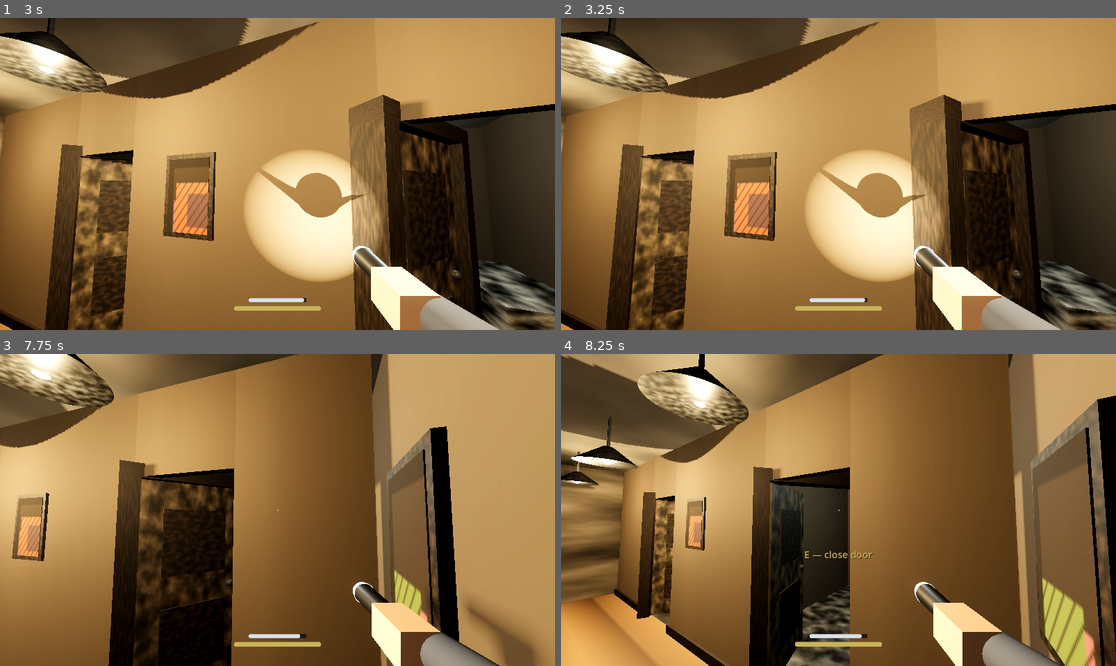
Above: before the commit, frames 1-4 (two rows, left to right).
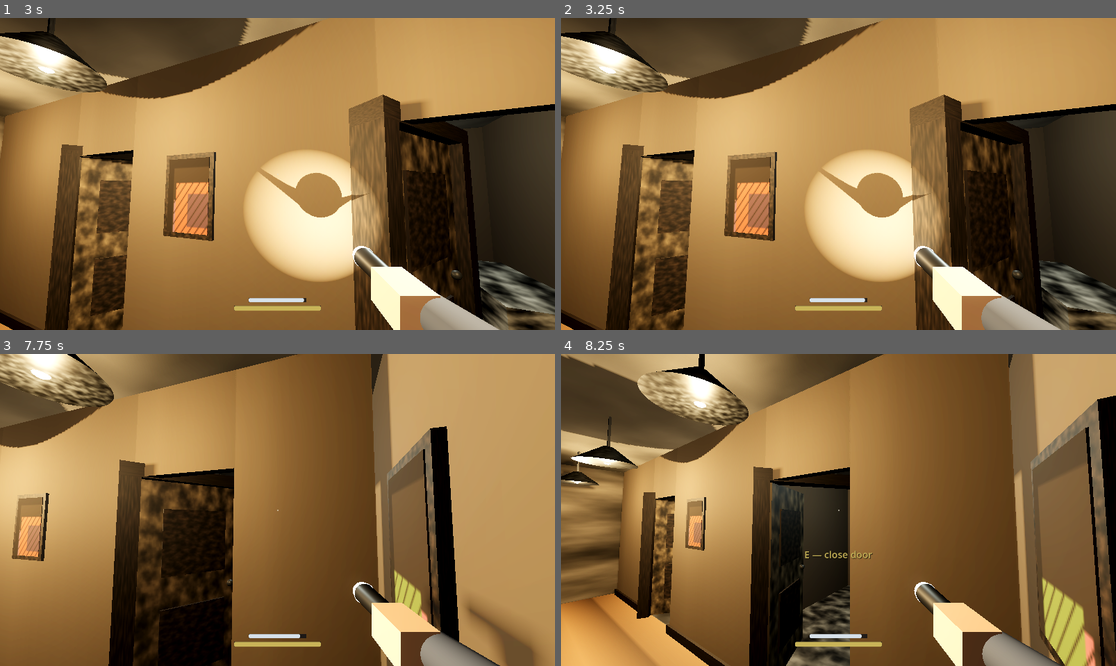
Above: after the commit, the same moments.

Repository: blastbeng/ProjectSpecterV2
Game: Godot game, scene res://scenes/boot.tscn
Same seed, same stepped clock (60 frames per second), same inputs: the game is played once before the commit and once after it.
Inputs (mouse positions are in pixels of both pictures, inside the frame that each line leads up to):
- Up to frame 1 (3 s): move the mouse to (399, 158) at 0.52 s; hold Right (ui_right) 0.53-1.25 s; tap E at 0.6, 2.1 s; click (399, 158) at 0.67 s; click "HOST MATCH" at 1.25 s; tap Enter (ui_accept) at 2, 2.27 s; move the mouse to (249, 174) at 2.02 s; hold Up (ui_up) from 2.03 s (still down); move the mouse to (288, 167) at 2.77 s; tap Q at 2.85 s
- Up to frame 2 (3.25 s): keep holding Up (ui_up); tap E at 3.05 s
- Up to frame 3 (7.75 s): move the mouse to (271, 516) at 3.52 s; tap Ctrl at 3.6 s; click (271, 516) at 3.67 s; tap Enter (ui_accept) at 3.77, 4.52, 5, 5.27, 5.75, 6.5, 6.77, 7.52 s; tap E at 3.8, 4.55, 5.3, 6.05, 6.8, 7.35 s; move the mouse to (316, 513) at 4.27 s; hold Shift 4.28-5.03 s; move the mouse to (233, 506) at 5.02 s; tap Alt at 5.1 s; move the mouse to (283, 510) at 5.77 s; tap Keypad Enter at 5.85 s; click (283, 510) at 5.92 s; move the mouse to (255, 503) at 6.52 s; release Up (ui_up) at 6.53 s; hold Right (ui_right) 6.53-7.28 s; tap F at 6.6 s; move the mouse to (305, 510) at 7.27 s; hold Up (ui_up) from 7.28 s (still down)
- Up to frame 4 (8.25 s): keep holding Up (ui_up); move the mouse to (810, 510) at 8.02 s; tap E at 8.1 s; click (810, 510) at 8.17 s

Frame 1 is identical in both runs. In frame 2, 0.1% of the frame differs, in the area x 0-100%, y 0-100%; in frame 3, less than 0.1%; in frame 4, less than 0.1%.

Commit message:
doors: locked variant with padlock + rattle/unlock SFX, portal metadata (Hall<->room), doors_for_room()/door_to()/locked_room() API, seed-driven locked room; headless test_locks PASS

Diff:
--- a/scripts/audio/sfx_generator.gd
+++ b/scripts/audio/sfx_generator.gd
@@ -58,6 +58,60 @@
 	return _to_wav(samples)
 
 
+## Locked-door rattle: short metal knob jangles against the latch plate.
+static func rattle(seed_value := 1) -> AudioStreamWAV:
+	var rng := RandomNumberGenerator.new()
+	rng.seed = seed_value
+	var duration := 0.35
+	var n := int(duration * RATE)
+	var samples := PackedFloat32Array()
+	samples.resize(n)
+	# Three knob strikes; each strike is a bright metallic burst with fast decay.
+	for s in range(3):
+		var strike_t := float(s) * 0.11 + rng.randf_range(-0.01, 0.01)
+		var f0 := rng.randf_range(2100.0, 2900.0)
+		for i in int(0.06 * RATE):
+			var t := float(i) / RATE
+			var idx := int((strike_t + t) * RATE)
+			if idx >= n:
+				break
+			var phase := TAU * f0 * t
+			var body := sin(phase) + 0.6 * sin(2.7 * phase) + 0.3 * sin(5.3 * phase)
+			# Hard attack, exponential ring.
+			var env := exp(-t * 55.0) * minf(t / 0.004, 1.0)
+			samples[idx] += body * env * 0.22
+	return _to_wav(samples)
+
+
+## Brass key turn: two low clicks plus a smooth mid-freq scrape sweep.
+static func unlock(seed_value := 1) -> AudioStreamWAV:
+	var rng := RandomNumberGenerator.new()
+	rng.seed = seed_value
+	var duration := 0.5
+	var n := int(duration * RATE)
+	var samples := PackedFloat32Array()
+	samples.resize(n)
+	var phase := 0.0
+	for i in n:
+		var t := float(i) / RATE
+		# Continuous key-in-cylinder rasp: rising frequency sweep with tremble.
+		var f := 340.0 + 520.0 * t + 90.0 * sin(t * 61.0)
+		phase += TAU * f / RATE
+		var rasp := sin(phase) * 0.35 * (0.5 + 0.5 * sin(t * 95.0 + 3.0))
+		var amp := minf(t / 0.03, 1.0) * minf((duration - t) / 0.18, 1.0)
+		samples[i] += rasp * amp
+	# Two detent clicks (key passes tumblers).
+	for ct in [0.09, 0.31]:
+		for i in int(0.02 * RATE):
+			var t := float(i) / RATE
+			var idx := int(ct * RATE) + i
+			if idx >= n:
+				break
+			var c := rng.randf_range(-1.0, 1.0) * exp(-t * 260.0) * 0.5
+			samples[idx] += c
+	return _to_wav(samples)
+
+
 ## Stick-slip door creak: dragging saw partial with wobble + tremble envelope.
 static func creak(seed_value := 1) -> AudioStreamWAV:
 	var rng := RandomNumberGenerator.new()
--- a/scripts/gameplay/interactable_door.gd
+++ b/scripts/gameplay/interactable_door.gd
@@ -5,13 +5,22 @@
 ## Interaction (Vision 6 counterplay groundwork): E toggles with a swing tween.
 
 signal state_changed(open: bool)
+signal lock_changed()
 
 const OPEN_ANGLE := deg_to_rad(105.0)
 
 var _pivot: Node3D
 var _open := false
+var _locked := false
+var _padlock: MeshInstance3D
+var _has_shackle := false
 var _creak: AudioStreamWAV
+var _rattle: AudioStreamWAV
+var _unlock: AudioStreamWAV
 var _player: AudioStreamPlayer3D
+## Rooms this door connects (portal wiring): ["Hall", "Storage"].
+## Filled by HouseBuilder when the building is assembled.
+var portal_rooms: PackedStringArray = []
 
 
 func _init(door_width := 0.95, door_height := 2.05, face := 0.0) -> void:
@@ -93,6 +102,8 @@
 
 func _ready() -> void:
 	_creak = SfxGenerator.creak(3)
+	_rattle = SfxGenerator.rattle(3)
+	_unlock = SfxGenerator.unlock(3)
 	_player = AudioStreamPlayer3D.new()
 	_player.stream = _creak
 	_player.position = Vector3(0.4, 1.2, 0)
@@ -104,8 +115,57 @@
 	return _open
 
 
+func is_locked() -> bool:
+	return _locked
+
+
+## Locked variant (Vision 6 objectives): a locked door shows a padlock on the
+## hall face and refuses to swing until unlocked. Entity door-powers later
+## call unlock()/lock() directly.
+func set_locked(locked: bool, show_pad := true) -> void:
+	_locked = locked
+	if _padlock == null and show_pad:
+		_add_padlock()
+	if _padlock != null:
+		_padlock.visible = locked
+	lock_changed.emit()
+
+
+## One-way entry: this room's door is always lockable from the hall side
+## (Vision 6 groundwork for "entity blocks a room").
+func unlock() -> void:
+	if not _locked:
+		return
+	_locked = false
+	if _padlock != null:
+		_padlock.visible = false
+	lock_changed.emit()
+
+
+func lock() -> void:
+	if _open:
+		return  # cannot lock a swinging leaf
+	if _padlock == null:
+		_add_padlock()
+	_locked = true
+	if _padlock != null:
+		_padlock.visible = true
+	lock_changed.emit()
+
+
 func toggle() -> void:
+	interact()
+
+
+## Unified interaction entry point: rattle -> unlock -> swing.
+func interact() -> void:
+	if _locked:
+		_player.stream = _rattle
+		_player.pitch_scale = 1.0
+		_player.play()
+		return
 	_open = not _open
+	_player.stream = _creak
 	_player.pitch_scale = randf_range(0.85, 1.15)
 	_player.play()
 	var target := OPEN_ANGLE if _open else 0.0
@@ -116,4 +176,48 @@
 
 
 func interaction_prompt() -> String:
+	if _locked:
+		return "E — locked"
 	return "E — open door" if not _open else "E — close door"
+
+
+## Padlock on the hall-face knob side: body box + U-shackle made of three
+## thin metal boxes, hung on the leaf so it swings with the door.
+func _add_padlock() -> void:
+	_has_shackle = true
+	var w := 0.95
+	_padlock = MeshInstance3D.new()
+	var body := BoxMesh.new()
+	body.size = Vector3(0.10, 0.13, 0.035)
+	_padlock.mesh = body
+	var mat := StandardMaterial3D.new()
+	mat.albedo_color = Color("6e6a5f")
+	mat.metallic = 0.75
+	mat.roughness = 0.45
+	_padlock.material_override = mat
+	# Hang from the knob, below it, proud of the leaf face.
+	_padlock.position = Vector3(w - 0.12, 0.92, 0.075)
+	var lock_body := StaticBody3D.new()
+	var cs := CollisionShape3D.new()
+	var shape := BoxShape3D.new()
+	shape.size = Vector3(0.11, 0.20, 0.05)
+	cs.shape = shape
+	cs.position = Vector3(0, 0.035, 0)
+	lock_body.add_child(cs)
+	_padlock.add_child(lock_body)
+	for o in [-0.035, 0.035]:
+		var arm := MeshInstance3D.new()
+		var am := BoxMesh.new()
+		am.size = Vector3(0.012, 0.06, 0.012)
+		arm.mesh = am
+		arm.material_override = mat
+		arm.position = Vector3(o, 0.075, 0)
+		_padlock.add_child(arm)
+	var arm_top := MeshInstance3D.new()
+	var tm := BoxMesh.new()
+	tm.size = Vector3(0.082, 0.012, 0.012)
+	arm_top.mesh = tm
+	arm_top.material_override = mat
+	arm_top.position = Vector3(0, 0.10, 0)
+	_padlock.add_child(arm_top)
+	_pivot.add_child(_padlock)
--- a/scripts/player/interaction_ray.gd
+++ b/scripts/player/interaction_ray.gd
@@ -19,5 +19,7 @@
 func try_interact() -> void:
 	if is_colliding():
 		var hit := get_collider()
-		if hit and hit.has_method("toggle"):
+		if hit and hit.has_method("interact"):
+			hit.interact()
+		elif hit and hit.has_method("toggle"):
 			hit.toggle()
--- a/scripts/procedural/house_builder.gd
+++ b/scripts/procedural/house_builder.gd
@@ -92,15 +92,26 @@
 		_place(_box(Vector3(w - 0.02, 0.12, 0.03), MaterialFactory.trim()), Vector3(r.x + w / 2.0, 0.06, z))
 
 
+## Room-name keys of _doors_by_room (kept in step with the layout constants).
+const ROOMS := ["Kitchen", "Bedroom", "Bathroom", "Storage"]
+
+var _doors_by_room := {}
+var _seeded_lock_room := ""
+
 ## Door assembly in an X-run doorway. face 0: hinge at west jamb, swings -z.
-func _door_x(door_center_x: float, z: float, face_deg: float, door_name: String) -> void:
+## door_center_x is converted to the opening center (hinge edge + DOOR_W/2).
+func _door_x(door_center_x: float, z: float, face_deg: float, door_name: String,
+		room_a: String, room_b: String) -> void:
 	var door := InteractableDoor.new(DOOR_W, DOOR_H, face_deg)
 	door.name = door_name
-	# face 0 -> leaf spans +x from hinge; place hinge at opening's left edge.
-	# face 180 -> local +x maps to world -x; hinge at opening's right edge.
+	door.portal_rooms = PackedStringArray([room_a, room_b])
+	# The opening was cut centered on door_center_x; the hinge must sit at an
+	# opening edge so the (door_center_x, z) point stays on the doorway line.
 	var hx := door_center_x - DOOR_W / 2.0 if absf(face_deg) < 90.0 else door_center_x + DOOR_W / 2.0
 	door.position = Vector3(hx, 0.0, z)
 	add_child(door)
+	_doors_by_room[room_a] = door
+	_doors_by_room[room_b] = door
 
 
 # ---------- shell ----------
@@ -129,10 +140,11 @@
 	_wall_z_run(3.6, 0.0, HALL_N, wall)      # kitchen | bedroom
 	_wall_z_run(3.0, HALL_S, B_D, wall)      # bathroom | storage
 	# Doors (kitchen/bedroom swing north into rooms; south pair swings south).
-	_door_x(1.3, HALL_N, 0.0, "door_kitchen")
-	_door_x(5.6, HALL_N, 0.0, "door_bedroom")
-	_door_x(1.5, HALL_S, 180.0, "door_bathroom")
-	_door_x(4.6, HALL_S, 180.0, "door_storage")
+	# Each door is wired as a portal between the hall and its room.
+	_door_x(1.3, HALL_N, 0.0, "door_kitchen", "Hall", "Kitchen")
+	_door_x(5.6, HALL_N, 0.0, "door_bedroom", "Hall", "Bedroom")
+	_door_x(1.5, HALL_S, 180.0, "door_bathroom", "Hall", "Bathroom")
+	_door_x(4.6, HALL_S, 180.0, "door_storage", "Hall", "Storage")
 	# Baseboards: hall faces of both band walls + exterior faces of each room.
 	_baseboard_x_run(HALL_N + 0.08, WT, B_W - WT, north_doors)
 	_baseboard_x_run(HALL_S - 0.08, WT, B_W - WT, south_doors)
@@ -515,10 +527,50 @@
 	body.rotation.y = deg_to_rad(rot_deg + float((seed_offset % 20) - 10))
 
 
+## Seed-driven objective locks (locked-variant task): exactly one room is
+## locked shut before the match ("restore power first" target). The hall-side
+## padlock telegraphs which room it is.
+func _seed_locks() -> void:
+	_seeded_lock_room = _pick_locked_room()
+	if _seeded_lock_room == "":
+		return
+	var door := door_to(_seeded_lock_room)
+	if door != null:
+		door.set_locked(true)
+
+
+## The room whose door starts locked, from the layout seed.
+func _pick_locked_room() -> String:
+	# _rng may not be seeded when tests build partial layouts, so fall back
+	# to hashing the seed value itself — still deterministic.
+	var r := _rng if _rng != null else null
+	if r == null:
+		return ""
+	return ROOMS[absi(int(r.randi())) % ROOMS.size()]
+
+
+## Room whose door was locked by the layout seed ("" when none).
+func locked_room() -> String:
+	return _seeded_lock_room
+
+
 func _process(delta: float) -> void:
 	if _flicker_lamp != null and is_instance_valid(_flicker_lamp):
 		_flicker_t += delta * 9.0
 		_flicker_lamp.light_energy = 1.8 + 1.4 * _flicker_noise.get_noise_1d(_flicker_t)
+
+
+## Doors opening into the named room (portal lookup, task 1).
+## Returns [] when the room name is unknown — callers decide how to report it.
+func doors_for_room(room_name: String) -> Array:
+	var entry: Variant = _doors_by_room.get(room_name)
+	return [entry] if entry != null else []
+
+
+## The door into a specific room, or null if none exists.
+func door_to(room_name: String) -> InteractableDoor:
+	var doors: Array = doors_for_room(room_name)
+	return doors[0] if doors.size() > 0 else null
 
 
 func _ready() -> void:
@@ -533,3 +585,4 @@
 	_build_bathroom()
 	_build_storage()
 	_build_hall()
+	_seed_locks()
--- /dev/null
+++ b/tests/test_locks.gd
@@ -0,0 +1,112 @@
+extends SceneTree
+## Headless door-portal + locked-variant test: every door knows its two rooms,
+## exactly one hall->room door starts locked with a visible padlock, rattling
+## never swings a locked door, and unlocking restores normal swing.
+
+const PASS_S := "TEST_LOCKS_RESULT=PASS"
+const FAIL_S := "TEST_LOCKS_RESULT=FAIL"
+
+const SEEDS := [20260831, 7, 12345]
+const ROOMS := ["Kitchen", "Bedroom", "Bathroom", "Storage"]
+
+
+func _init() -> void:
+	call_deferred("_run")
+
+
+func _fail(msg: String) -> void:
+	print(FAIL_S, " ", msg)
+	quit(1)
+
+
+func _run() -> void:
+	for s in SEEDS:
+		var house := HouseBuilder.new()
+		house.seed_value = s
+		root.add_child(house)
+		await process_frame
+
+		# 1. Portal wiring: each room has exactly one door and it knows both
+		# rooms (hall + room) on both sides.
+		for room in ROOMS:
+			var doors: Array = house.doors_for_room(room)
+			if doors.size() != 1:
+				_fail("seed %d: room %s has %d doors" % [s, room, doors.size()])
+				return
+			var d: InteractableDoor = doors[0]
+			if d.portal_rooms.size() != 2 or room not in d.portal_rooms \
+					or "Hall" not in d.portal_rooms:
+				_fail("seed %d: %s portal_rooms=%s" % [s, d.name, str(d.portal_rooms)])
+				return
+
+		# 2. Exactly one room is locked by the seed; its door shows a locked
+		# padlock and the prompt says so.
+		var locked_room: String = house.locked_room()
+		if locked_room == "" or locked_room not in ROOMS:
+			_fail("seed %d: locked room '%s'" % [s, locked_room])
+			return
+		var locked_count := 0
+		for room in ROOMS:
+			if house.door_to(room).is_locked():
+				locked_count += 1
+		if locked_count != 1:
+			_fail("seed %d: %d locked doors" % [s, locked_count])
+			return
+		var lock_door := house.door_to(locked_room)
+		if not lock_door.is_locked() or not lock_door._padlock.visible:
+			_fail("seed %d: padlock missing on %s" % [s, locked_room])
+			return
+		if lock_door.interaction_prompt() != "E — locked":
+			_fail("seed %d: locked prompt '%s'" % [s, lock_door.interaction_prompt()])
+			return
+
+		# 3. Rattle path: interacting with a locked door must NOT swing it,
+		# and must not break the locked state.
+		lock_door.interact()
+		for i in 40:
+			await physics_frame
+		if lock_door.is_open():
+			_fail("seed %d: locked door swung open" % s)
+			return
+		if not lock_door.is_locked():
+			_fail("seed %d: rattle cleared the lock" % s)
+			return
+
+		# 4. Unlock path: after unlock() the same E press swings the door.
+		lock_door.unlock()
+		if lock_door.is_locked() or lock_door._padlock.visible:
+			_fail("seed %d: unlock failed" % s)
+			return
+		lock_door.interact()
+		for i in 60:
+			await physics_frame
+		if not lock_door.is_open():
+			_fail("seed %d: door did not open after unlock" % s)
+			return
+		lock_door.interact()
+		for i in 60:
+			await physics_frame
+		if lock_door.is_open():
+			_fail("seed %d: door did not close" % s)
+			return
+
+		# 5. Lock() refuses a swinging leaf but works when closed.
+		lock_door.interact()
+		lock_door.lock()
+		if lock_door.is_locked():
+			_fail("seed %d: locked a swinging door" % s)
+			return
+		lock_door.interact()
+		for i in 60:
+			await physics_frame
+		lock_door.lock()
+		if not lock_door.is_locked() or not lock_door._padlock.visible:
+			_fail("seed %d: lock() failed on closed door" % s)
+			return
+
+		house.queue_free()
+		await process_frame
+		await process_frame
+
+	print(PASS_S)
+	quit(0)
